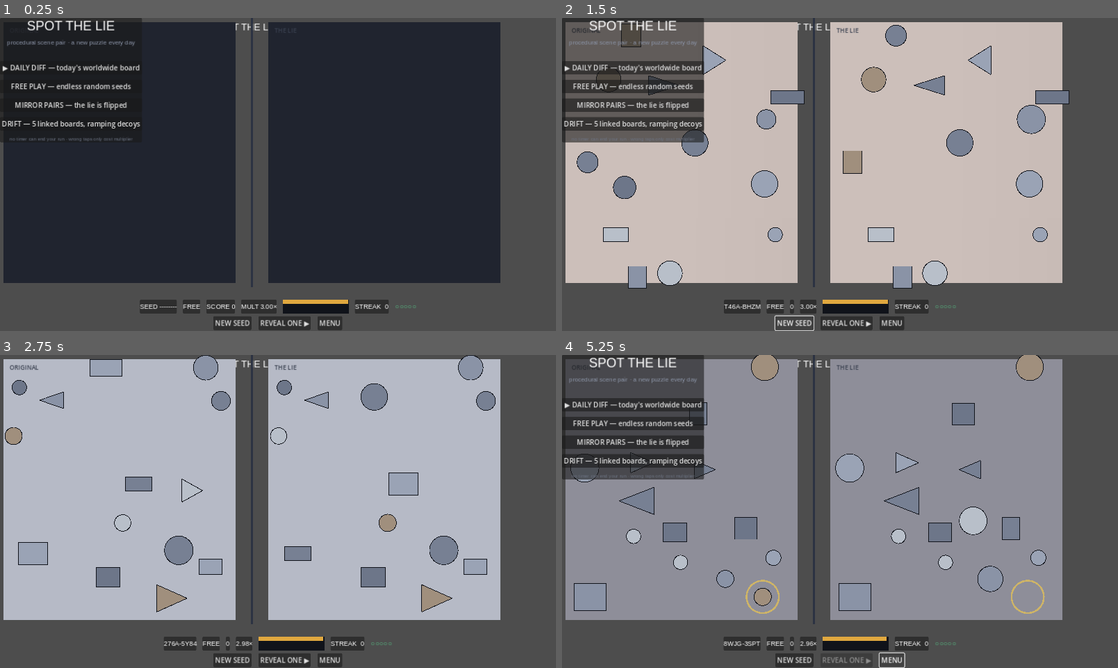
Above: before the commit, frames 1-4 (two rows, left to right).
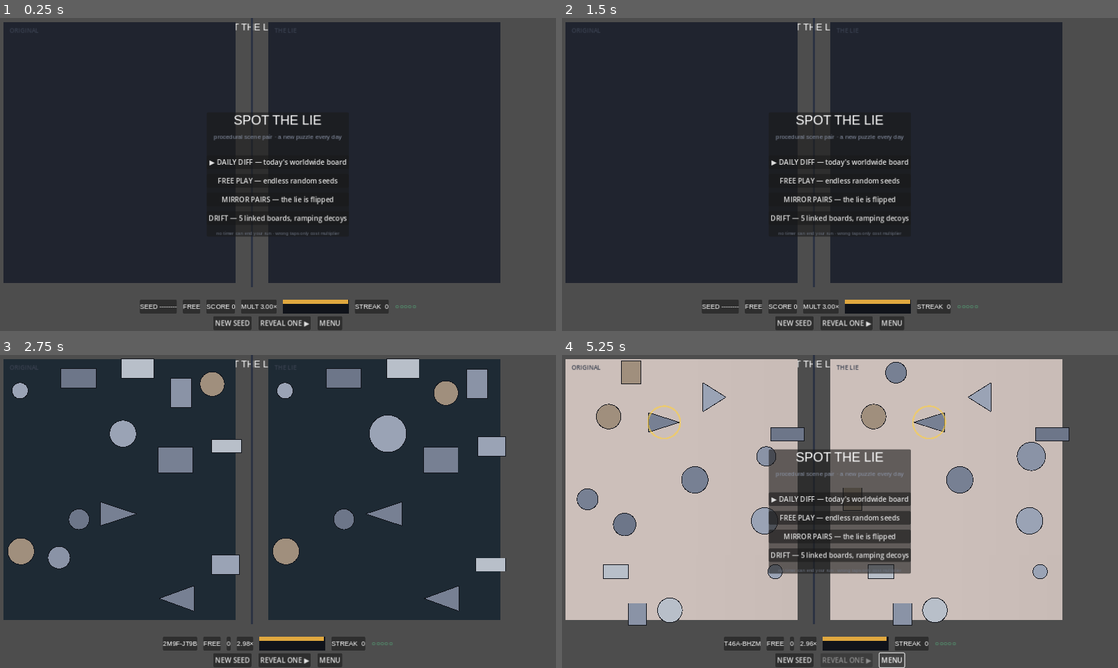
Above: after the commit, the same moments.

Repository: sxaad69/spot-the-lie
Game: Godot game, scene res://scenes/main.tscn
Same seed, same stepped clock (60 frames per second), same inputs: the game is played once before the commit and once after it.
Inputs:
- Up to frame 1 (0.25 s): no input
- Up to frame 2 (1.5 s): click "NEW SEED" at 0.5 s; click "NEW SEED" at 1.25 s
- Up to frame 3 (2.75 s): click "FREE PLAY — endless random se…" at 2 s
- Up to frame 4 (5.25 s): click "REVEAL ONE ▶" at 2.75 s; click "NEW SEED" at 3.5 s; click "REVEAL ONE ▶" at 4.25 s; click "MENU" at 5 s

The runs differ from the first frame. In frame 1, 5.0% of the frame differs, in the area x 0-63%, y 0-70%; in frame 2, 70%, in the area x 0-92%, y 0-100%; in frame 3, 69%; in frame 4, 70%.

Commit message:
fix(v1): menu arm-guard + board tap guard; probe tooling

Diff:
--- a/scenes/main.tscn
+++ b/scenes/main.tscn
@@ -136,6 +136,11 @@
 script = ExtResource("3_menu")
 
 [node name="Center" type="CenterContainer" parent="Menu"]
+layout_mode = 0
+offset_left = 0.0
+offset_top = 0.0
+offset_right = 1280.0
+offset_bottom = 720.0
 
 [node name="Panel" type="PanelContainer" parent="Menu/Center"]
 
--- a/scripts/main.gd
+++ b/scripts/main.gd
@@ -150,6 +150,8 @@
 
 
 func _unhandled_input(event: InputEvent) -> void:
+	if menu.visible:
+		return  # menu is up — never let board taps through
 	if cleared or state.is_empty():
 		return
 	if event is InputEventMouseButton and event.pressed and event.button_index == MOUSE_BUTTON_LEFT:
--- a/scripts/menu.gd
+++ b/scripts/menu.gd
@@ -1,6 +1,6 @@
 extends Control
-## Title / mode-select screen. C1: DAILY + procedural identity readable
-## immediately; the seed is a visible UI element in the HUD behind this.
+## Title / mode-select screen (C1: DAILY + procedural identity readable;
+## seed visible in HUD behind this overlay).
 
 signal start_game(mode: int)
 
@@ -11,9 +11,32 @@
 @onready var mirror_btn: Button = $Center/Panel/VBox/MirrorBtn
 @onready var drift_btn: Button = $Center/Panel/VBox/DriftBtn
 
+var _armed := false
+
 
 func _ready() -> void:
-	daily_btn.pressed.connect(func(): start_game.emit(Mode.DAILY))
-	free_btn.pressed.connect(func(): start_game.emit(Mode.FREE))
-	mirror_btn.pressed.connect(func(): start_game.emit(Mode.MIRROR))
-	drift_btn.pressed.connect(func(): start_game.emit(Mode.DRIFT))
+	daily_btn.pressed.connect(func(): _go(Mode.DAILY))
+	free_btn.pressed.connect(func(): _go(Mode.FREE))
+	mirror_btn.pressed.connect(func(): _go(Mode.MIRROR))
+	drift_btn.pressed.connect(func(): _go(Mode.DRIFT))
+	# arm on the next frame so a click that opened the menu doesn't
+	# immediately re-trigger a mode (classic double-fire bug)
+	await get_tree().process_frame
+	_armed = true
+
+
+func _go(mode: int) -> void:
+	if not _armed:
+		return
+	start_game.emit(mode)
+
+
+func _gui_input(event: InputEvent) -> void:
+	# forward clicks to the buttons underneath (CenterContainer handles layout;
+	# this guard keeps the overlay from eating events)
+	if event is InputEventMouseButton:
+		pass
+
+
+func _unhandled_input(event: InputEvent) -> void:
+	pass
--- /dev/null
+++ b/tests/probe_flow.gd
@@ -0,0 +1,32 @@
+extends SceneTree
+## Probe: does the menu actually show, and does clicking DAILY emit start_game?
+## Run: godot --headless --path . --script tests/probe_flow.gd
+
+var frames := 0
+var clicked := false
+var cs: Node = null
+
+
+func _initialize() -> void:
+	var packed: PackedScene = load("res://scenes/main.tscn")
+	cs = packed.instantiate()
+	root.add_child(cs)
+
+
+func _process(_delta: float) -> bool:
+	frames += 1
+	if frames == 30:
+		print("[PROBE] menu visible=", cs.get_node("Menu").visible)
+		var btn: Button = cs.get_node("Menu/Center/Panel/VBox/DailyBtn")
+		print("[PROBE] DailyBtn rect=", btn.get_global_rect())
+	if frames == 40 and not clicked:
+		clicked = true
+		var btn: Button = cs.get_node("Menu/Center/Panel/VBox/DailyBtn")
+		btn.pressed.emit()
+		print("[PROBE] pressed daily (armed=", cs.get_node("Menu")._armed, ")")
+	if frames == 70:
+		print("[PROBE] menu now visible=", cs.get_node("Menu").visible,
+			" seed_label=", cs.get_node("Hud/SeedChip/SeedVal").text,
+			" muts=", cs.get_node("Board").muts.size())
+		quit(0)
+	return false
Binary file changed: docs/qa-evidence/01-boot.png
Not shown, changed: tests/playtest.js
Not shown, added: tools/fix_center.py
